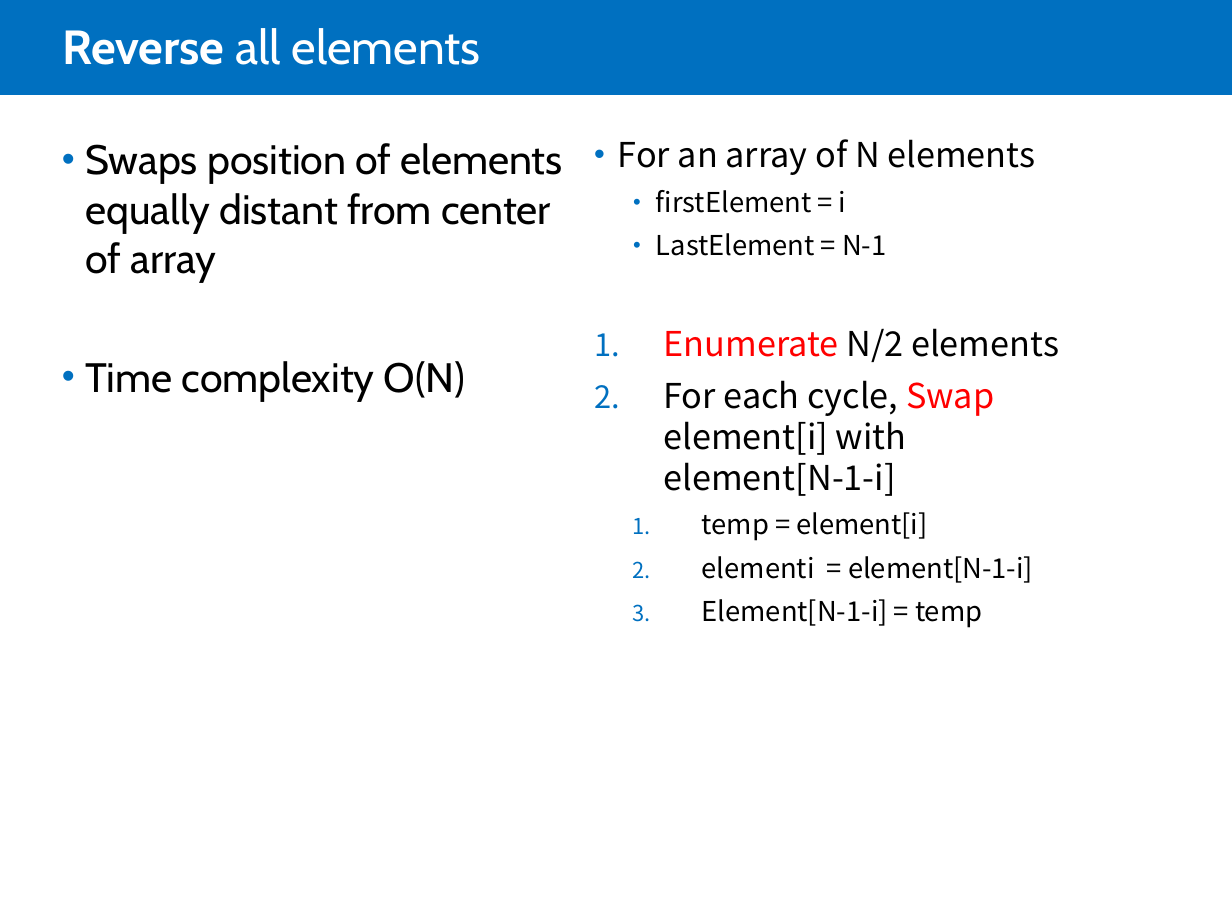
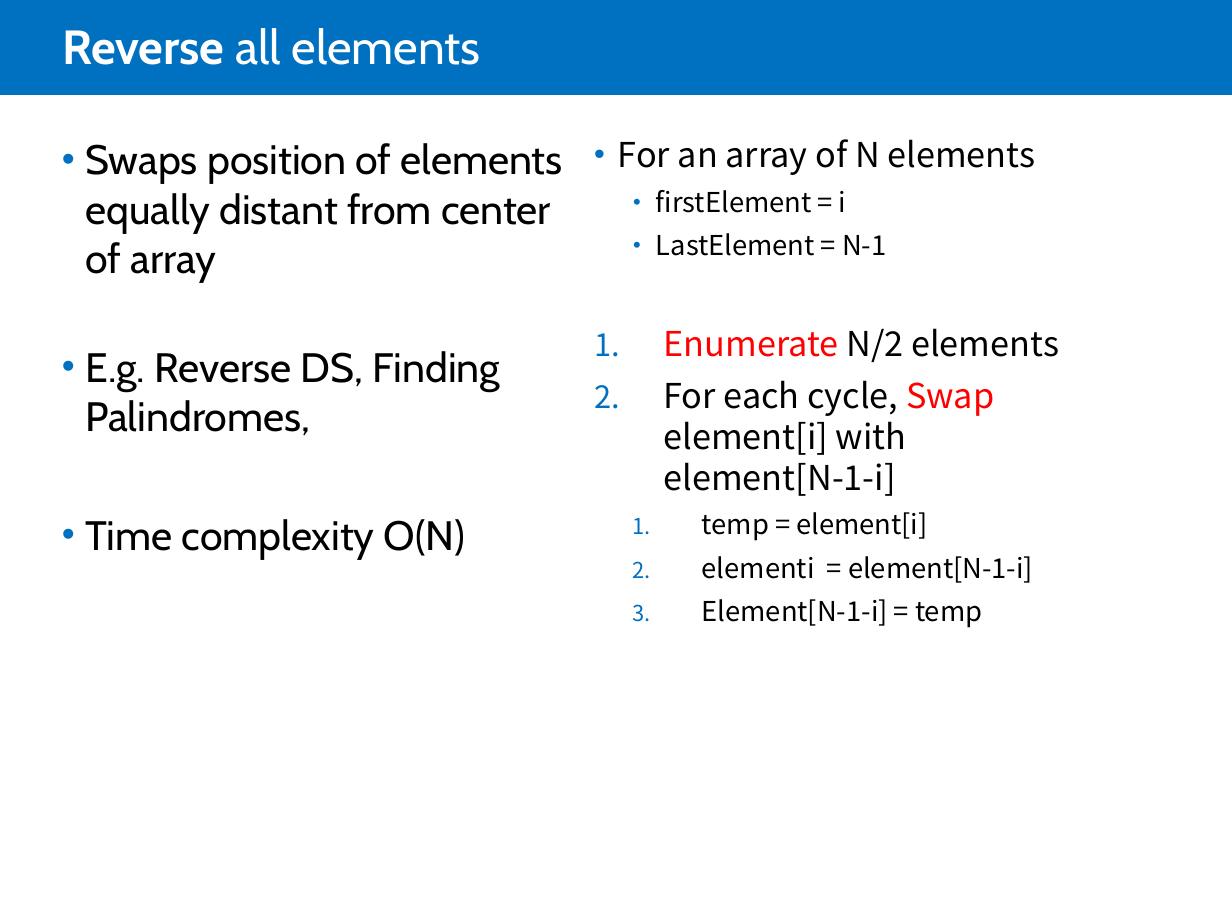
Before and after one commit to jdevr1es/DotnetSlides, a slide deck: slide 8 of DSA Study Guide.pptx. Drawn at 1232x924 pixels with LibreOffice and Linux fonts; fonts in the diff are those of the drawing. Boxes give left, top, right and bottom in pixels: in the first picture for what was removed or moved away, otherwise in the second. Text is boxed around its words. In the diff, an @@ line names an element or a change of style, - is before the commit and + after.

```diff
--- a/DSA Study Guide.pptx
+++ b/DSA Study Guide.pptx
@@ text at box(85, 351, 501, 436): paragraph added @@
+• E.g. Reverse DS, Finding Palindromes,
```
Also in this commit, not shown: 5 other slides changed, 8 slides added, 1 slide removed.
